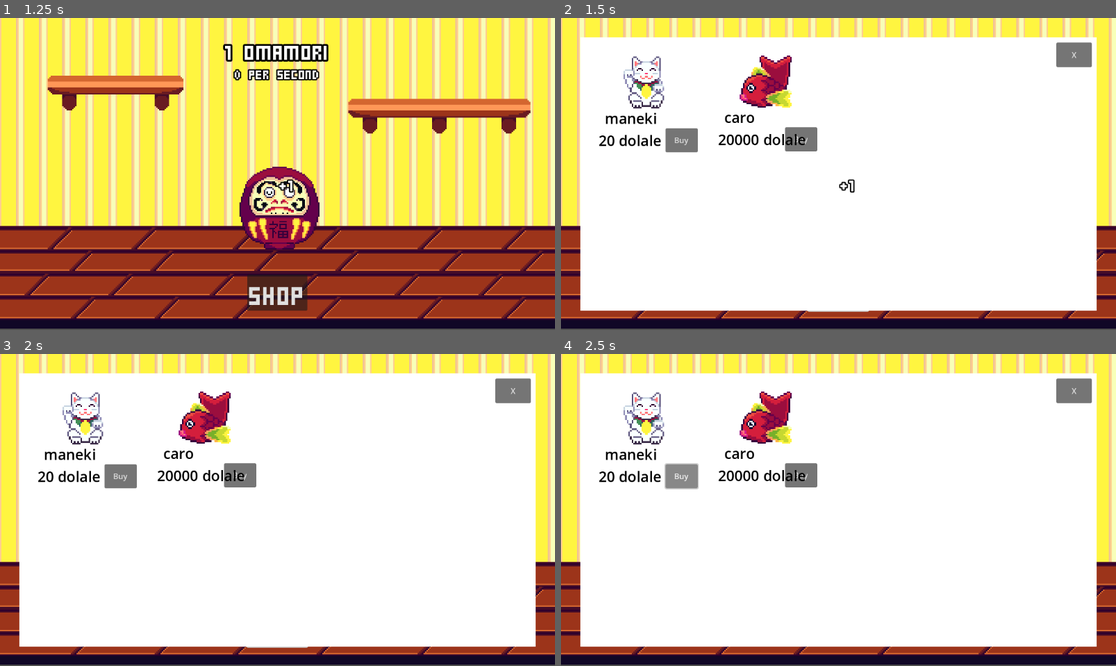
Above: before the commit, frames 1-4 (two rows, left to right).
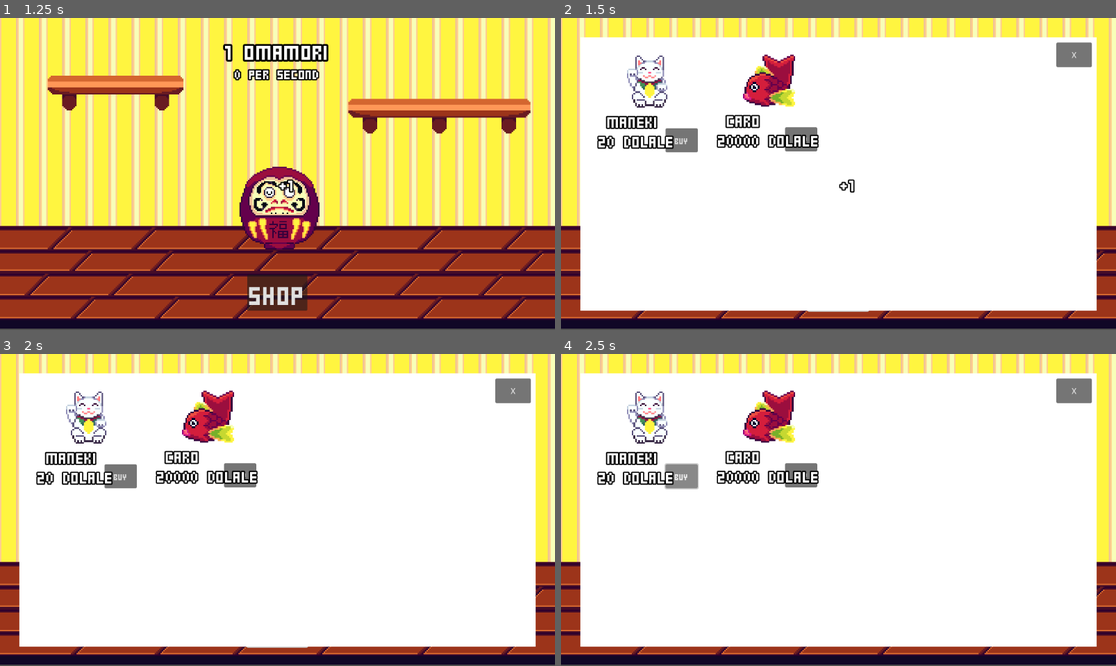
Above: after the commit, the same moments.

Repository: roxsas64/DarumaClicker
Game: Godot game, scene res://scenes/game.tscn
The game is run twice, just before and just after one commit, with the same random seed, the same clock (stepped at 60 frames per second) and the same inputs.
Inputs (mouse positions are in pixels of both pictures, inside the frame that each line leads up to):
- Up to frame 1 (1.25 s): click (277, 174) at 0.5 s
- Up to frame 2 (1.5 s): click "Shop" at 1.25 s
- Up to frame 3 (2 s): no input
- Up to frame 4 (2.5 s): click "Buy" at 2 s

Frame 1 is identical in both runs. In frame 2, 3.2% of the frame differs, in the area x 6-47%, y 11-43%; in frame 3, 3.2%; in frame 4, 3.2%.

Commit message:
Add @tool to Item Buy

Diff:
--- a/scenes/item_buy.tscn
+++ b/scenes/item_buy.tscn
@@ -1,7 +1,7 @@
 [gd_scene load_steps=3 format=3 uid="uid://cjfn0htxq8iw4"]
 
 [ext_resource type="Script" uid="uid://c0lyst0w5kb7t" path="res://scripts/itemBuy.gd" id="1_fo0li"]
-[ext_resource type="Texture2D" uid="uid://bk6knrqwqdve3" path="res://assets/items/ManekiNeko.png" id="1_kchgi"]
+[ext_resource type="FontFile" uid="uid://chxh00y3mkhtv" path="res://assets/fonts/PixelGosub-ZaRz.ttf" id="2_wcwvn"]
 
 [node name="Item" type="Control"]
 layout_mode = 3
@@ -24,31 +24,40 @@
 offset_bottom = 212.0
 size_flags_horizontal = 4
 size_flags_vertical = 4
+theme_override_fonts/font = ExtResource("2_wcwvn")
 text = "Buy
 "
 
 [node name="ItemLabel" type="Label" parent="."]
-layout_mode = 2
-offset_left = 19.0
-offset_top = 120.0
-offset_right = 199.0
-offset_bottom = 162.0
-theme_override_colors/font_color = Color(0, 0, 0, 1)
+layout_mode = 1
+anchors_preset = 8
+anchor_left = 0.5
+anchor_top = 0.5
+anchor_right = 0.5
+anchor_bottom = 0.5
+offset_left = 24.0
+offset_top = 125.0
+offset_right = 204.0
+offset_bottom = 167.0
+grow_horizontal = 2
+grow_vertical = 2
+theme_override_colors/font_outline_color = Color(0, 0, 0, 1)
+theme_override_constants/outline_size = 10
+theme_override_fonts/font = ExtResource("2_wcwvn")
 theme_override_font_sizes/font_size = 30
-text = "manekineko"
 
 [node name="PriceTag" type="Label" parent="."]
 offset_left = 6.0
 offset_top = 166.0
 offset_right = 136.0
 offset_bottom = 208.0
-theme_override_colors/font_color = Color(0, 0, 0, 1)
+theme_override_colors/font_outline_color = Color(0, 0, 0, 1)
+theme_override_constants/outline_size = 10
+theme_override_fonts/font = ExtResource("2_wcwvn")
 theme_override_font_sizes/font_size = 30
-text = "20 dolale"
 
 [node name="ItemIcon" type="Sprite2D" parent="."]
-position = Vector2(105, 67)
+position = Vector2(112, 65)
 scale = Vector2(3.375, 3.375)
-texture = ExtResource("1_kchgi")
 
 [connection signal="pressed" from="Buy" to="." method="_on_buy_pressed"]
--- a/scripts/itemBuy.gd
+++ b/scripts/itemBuy.gd
@@ -1,12 +1,29 @@
+@tool
 extends Control
-
-@export var itemName : String
-@export var price : int
-@export var itemTexture : Texture2D
 
 @onready var itemLabel : Label = $ItemLabel
 @onready var priceTag : Label = $PriceTag
 @onready var itemIcon : Sprite2D = $ItemIcon
+
+@export var itemName: String:
+	set(value):
+		itemName = value
+		if  is_inside_tree():
+			$ItemLabel.text = itemName
+
+@export var price: int:
+	set(value):
+		price = value
+		if  is_inside_tree():
+			$PriceTag.text = str(value)
+
+@export var itemTexture: Texture2D:
+	set(value):
+		itemTexture = value
+		if is_inside_tree():
+			$ItemIcon.texture = itemTexture
+
+
 
 # Called when the node enters the scene tree for the first time.
 func _ready() -> void:
@@ -14,14 +31,12 @@
 	priceTag.text = str(price) + " dolale"
 	itemIcon.texture = itemTexture
 
-
 # Called every frame. 'delta' is the elapsed time since the previous frame.
 func _process(delta: float) -> void:
 	pass
-
-
 
 func _on_buy_pressed() -> void:
 	if GameManager.omamori >= price:
 		# comprable
 		GameManager.minusOmamori(price)
+		Audiomanager.buyItem.play()
